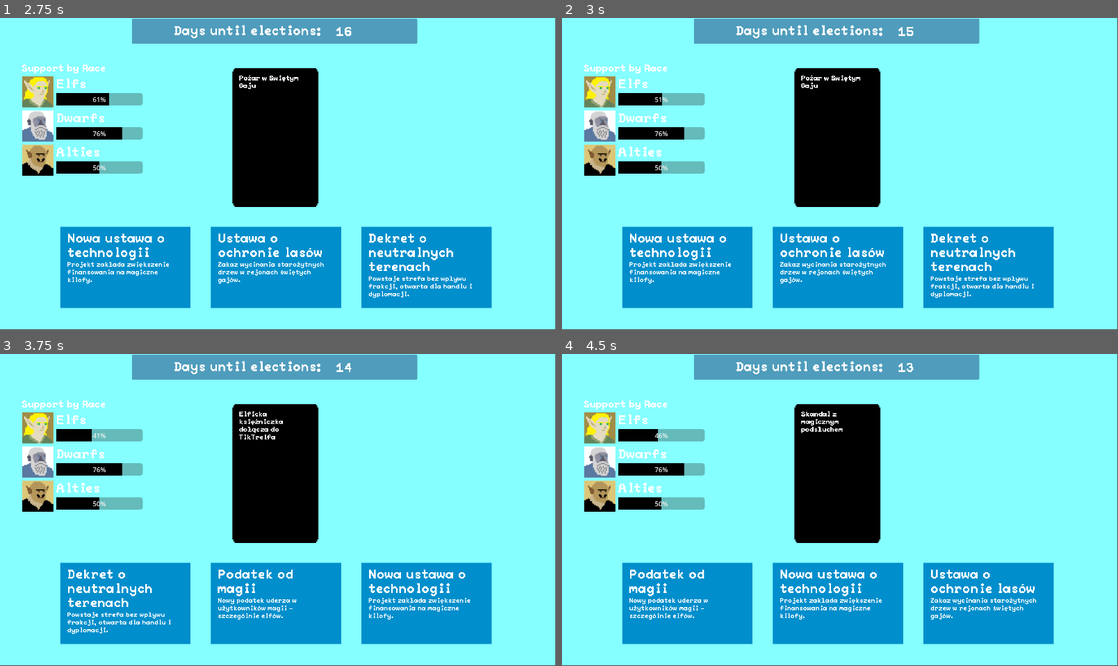
Above: before the commit, frames 1-4 (two rows, left to right).
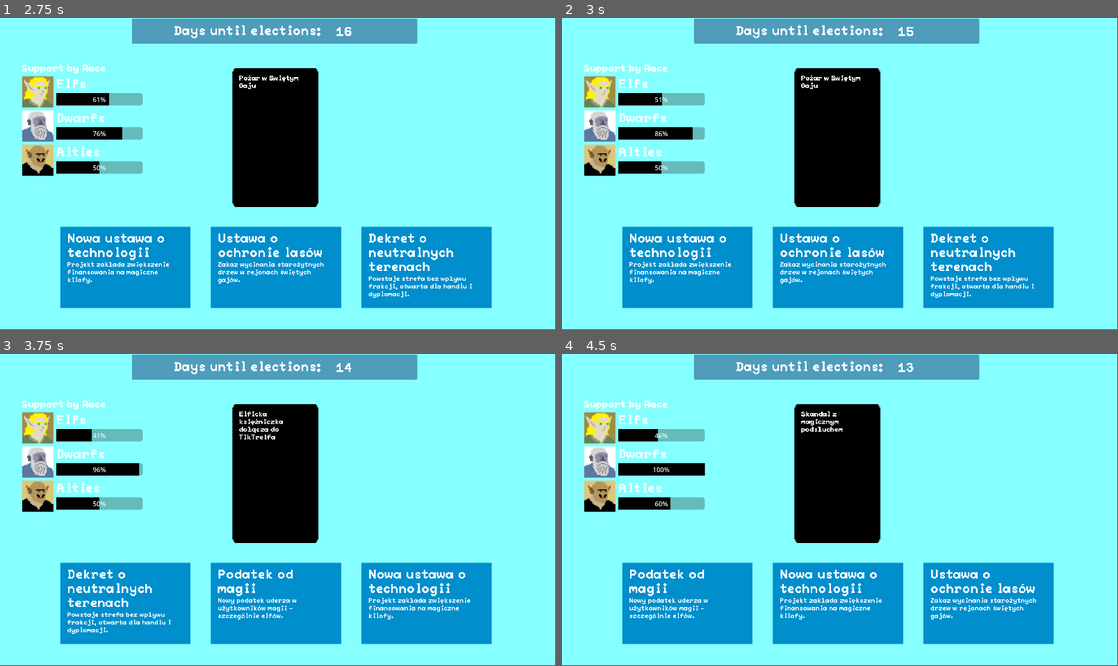
Above: after the commit, the same moments.

Repository: WhatYouFormaggiKindOfPizza/game
Game: Godot game, scene res://scenes/game.tscn
The game is run twice, just before and just after one commit, with the same random seed, the same clock (stepped at 60 frames per second) and the same inputs.
Inputs (mouse positions are in pixels of both pictures, inside the frame that each line leads up to):
- Up to frame 1 (2.75 s): click "Next round" at 0.5 s; click "Next round" at 1.25 s; click "Sign in" at 2 s
- Up to frame 2 (3 s): click (689, 267) at 2.77 s
- Up to frame 3 (3.75 s): click (127, 603) at 3.52 s
- Up to frame 4 (4.5 s): click (689, 603) at 4.27 s

Frame 1 is identical in both runs. In frame 2, less than 0.1% of the frame differs, in the area x 16-24%, y 34-39%; in frame 3, 0.1%; in frame 4, 0.3%, in the area x 16-26%, y 34-50%.
Error before the commit: Invalid call. Nonexistent function 'set_color' in base 'Control (RelationshipBar)'. (res://scripts/rel_bar_container.gd:36)

Commit message:
remove unnecessary lines

Diff:
--- a/scenes/board.tscn
+++ b/scenes/board.tscn
@@ -93,4 +93,5 @@
 offset_right = 134.978
 offset_bottom = 703.0
 screen = NodePath("..")
+title = null
 show_week_change = true
--- a/scripts/rel_bar_container.gd
+++ b/scripts/rel_bar_container.gd
@@ -33,7 +33,6 @@
 	for relBar in box_container.get_children():
 		if(relBar is RelationshipBar):
 			relBar.load_data_from_entity_group()
-			relBar.set_color(relBar.entity_group.color)
 			relBar.show_week_change(game_manager.week_data)
 			# if show_week_change:
 
